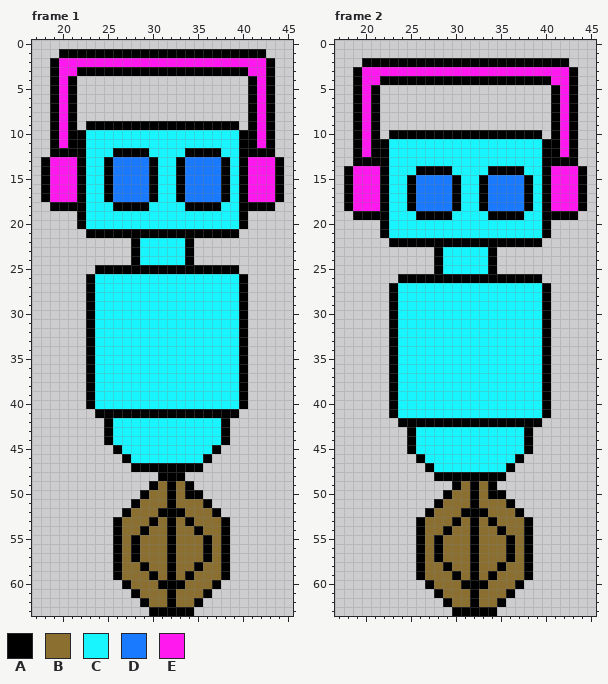
A pixel-art file gets an edit: Animation main/Sprite-Forehead.aseprite. That is the earlier state.
64x64 pixels, 6 frames. Shown: frame 1: x 17..45, y 0..63; frame 2: x 17..45, y 0..63. The commit also changed other frames, which this record leaves out.
Visible layers, top first: "Tires_01", "pelvis_01", "Body_01", "Neck_01", "Eye_01", "Headphones_01", "Head_01".
Palette (. is transparent): A #000000  B #8a6f30  C #19f5ff  D #1979ff  E #ff19ef
Pixels before, frame 1, first column x 18:
 1 ..AAAAAAAAAAAAAAAAAAAAAAA..
 2 .AEEEEEEEEEEEEEEEEEEEEEEEA.
 3 .AEEAAAAAAAAAAAAAAAAAAAEEA.
 4 .AEA...................AEA.
 5 .AEA...................AEA.
 6 .AEA...................AEA.
 7 .AEA...................AEA.
 8 .AEA...................AEA.
 9 .AEA.AAAAAAAAAAAAAAAAA.AEA.
10 .AEAACCCCCCCCCCCCCCCCCAAEA.
11 .AEAACCCCCCCCCCCCCCCCCAAEA.
12 .AAAACCCAAAACCCCAAAACCAAAA.
13 AEEEACCADDDDACCADDDDACAEEEA
14 AEEEACCADDDDACCADDDDACAEEEA
15 AEEEACCADDDDACCADDDDACAEEEA
16 AEEEACCADDDDACCADDDDACAEEEA
17 AEEEACCADDDDACCADDDDACAEEEA
18 .AAAACCCAAAACCCCAAAACCAAAA.
19 ....ACCCCCCCCCCCCCCCCCA....
20 ....ACCCCCCCCCCCCCCCCCA....
21 .....AAAAAAAAAAAAAAAAA.....
22 ..........ACCCCCA..........
23 ..........ACCCCCA..........
24 ..........ACCCCCA..........
25 ......AAAAAAAAAAAAAAAA.....
26 .....ACCCCCCCCCCCCCCCCA....
27 .....ACCCCCCCCCCCCCCCCA....
28 .....ACCCCCCCCCCCCCCCCA....
29 .....ACCCCCCCCCCCCCCCCA....
30 .....ACCCCCCCCCCCCCCCCA....
31 .....ACCCCCCCCCCCCCCCCA....
32 .....ACCCCCCCCCCCCCCCCA....
33 .....ACCCCCCCCCCCCCCCCA....
34 .....ACCCCCCCCCCCCCCCCA....
35 .....ACCCCCCCCCCCCCCCCA....
36 .....ACCCCCCCCCCCCCCCCA....
37 .....ACCCCCCCCCCCCCCCCA....
38 .....ACCCCCCCCCCCCCCCCA....
39 .....ACCCCCCCCCCCCCCCCA....
40 .....ACCCCCCCCCCCCCCCCA....
41 ......AAAAAAAAAAAAAAAA.....
42 .......ACCCCCCCCCCCCA......
43 .......ACCCCCCCCCCCCA......
44 .......ACCCCCCCCCCCCA......
45 ........ACCCCCCCCCCA.......
46 .........ACCCCCCCCA........
47 ..........AAAAAAAA.........
48 .............AAA...........
49 ............ABABA..........
50 ...........ABBABAA.........
51 ..........ABBBABBBA........
52 .........ABBBAAABBBA.......
53 ........ABBBABABABBBA......
54 ........ABBABBABBABBA......
55 ........ABABBBABBBABA......
56 ........ABABBBABBBABA......
57 ........ABABBBABBBABA......
58 ........ABBABBABBABBA......
59 ........ABBBABABABBBA......
60 .........ABBBAAABBBA.......
61 ..........ABBBABBBA........
62 ...........ABBABBA.........
63 ............AAAAA..........
Pixels before, frame 2, first column x 18:
 2 ..AAAAAAAAAAAAAAAAAAAAAAA..
 3 .AEEEEEEEEEEEEEEEEEEEEEEEA.
 4 .AEEAAAAAAAAAAAAAAAAAAAEEA.
 5 .AEA...................AEA.
 6 .AEA...................AEA.
 7 .AEA...................AEA.
 8 .AEA...................AEA.
 9 .AEA...................AEA.
10 .AEA.AAAAAAAAAAAAAAAAA.AEA.
11 .AEAACCCCCCCCCCCCCCCCCAAEA.
12 .AEAACCCCCCCCCCCCCCCCCAAEA.
13 .AAAACCCCCCCCCCCCCCCCCAAAA.
14 AEEEACCCAAAACCCCAAAACCAEEEA
15 AEEEACCADDDDACCADDDDACAEEEA
16 AEEEACCADDDDACCADDDDACAEEEA
17 AEEEACCADDDDACCADDDDACAEEEA
18 AEEEACCADDDDACCADDDDACAEEEA
19 .AAAACCCAAAACCCCAAAACCAAAA.
20 ....ACCCCCCCCCCCCCCCCCA....
21 ....ACCCCCCCCCCCCCCCCCA....
22 .....AAAAAAAAAAAAAAAAA.....
23 ..........ACCCCCA..........
24 ..........ACCCCCA..........
25 ..........ACCCCCA..........
26 ......AAAAAAAAAAAAAAAA.....
27 .....ACCCCCCCCCCCCCCCCA....
28 .....ACCCCCCCCCCCCCCCCA....
29 .....ACCCCCCCCCCCCCCCCA....
30 .....ACCCCCCCCCCCCCCCCA....
31 .....ACCCCCCCCCCCCCCCCA....
32 .....ACCCCCCCCCCCCCCCCA....
33 .....ACCCCCCCCCCCCCCCCA....
34 .....ACCCCCCCCCCCCCCCCA....
35 .....ACCCCCCCCCCCCCCCCA....
36 .....ACCCCCCCCCCCCCCCCA....
37 .....ACCCCCCCCCCCCCCCCA....
38 .....ACCCCCCCCCCCCCCCCA....
39 .....ACCCCCCCCCCCCCCCCA....
40 .....ACCCCCCCCCCCCCCCCA....
41 .....ACCCCCCCCCCCCCCCCA....
42 ......AAAAAAAAAAAAAAAA.....
43 .......ACCCCCCCCCCCCA......
44 .......ACCCCCCCCCCCCA......
45 .......ACCCCCCCCCCCCA......
46 ........ACCCCCCCCCCA.......
47 .........ACCCCCCCCA........
48 ..........AAAAAAAA.........
49 ............ABABA..........
50 ...........ABBABAA.........
51 ..........ABBBABBBA........
52 .........ABBBAAABBBA.......
53 ........ABBBABABABBBA......
54 ........ABBABBABBABBA......
55 ........ABABBBABBBABA......
56 ........ABABBBABBBABA......
57 ........ABABBBABBBABA......
58 ........ABBABBABBABBA......
59 ........ABBBABABABBBA......
60 .........ABBBAAABBBA.......
61 ..........ABBBABBBA........
62 ...........ABBABBA.........
63 ............AAAAA..........
And afterwards:
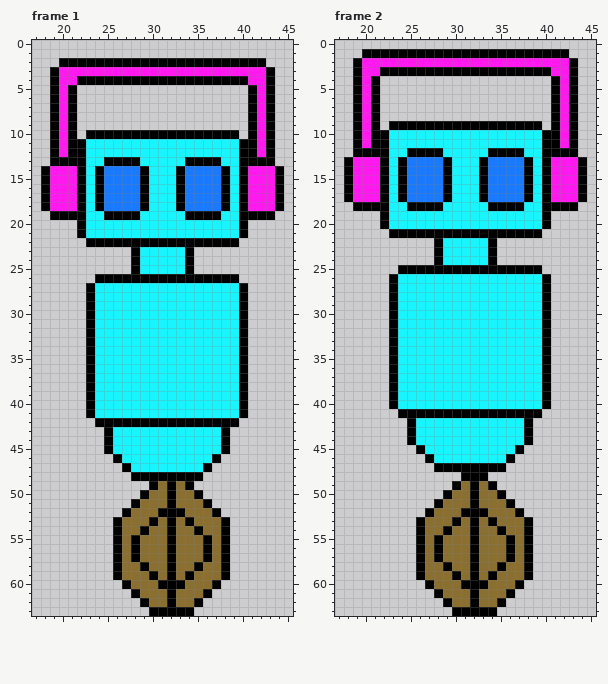
From old to new:
Frame 1:
y 1: x 20..42 AAAAAAAAAAAAAAAAAAAAAAA -> .......................
y 2: x 19..43 AEEEEEEEEEEEEEEEEEEEEEEEA -> .AAAAAAAAAAAAAAAAAAAAAAA.
y 3: x 22..40 AAAAAAAAAAAAAAAAAAA -> EEEEEEEEEEEEEEEEEEE
y 4: x 21..41 A...................A -> EAAAAAAAAAAAAAAAAAAAE
y 9: x 23..39 AAAAAAAAAAAAAAAAA -> .................
y 10: x 22..40 ACCCCCCCCCCCCCCCCCA -> .AAAAAAAAAAAAAAAAA.
y 12: x 20 A -> E; x 26..29 AAAA -> CCCC; x 34..37 AAAA -> CCCC; x 42 A -> E
y 13: x 18..21 AEEE -> .AAA; x 26..30 DDDDA -> AAACC; x 33..38 ADDDDA -> CAAAAC; x 41..44 EEEA -> AAA.
y 14..17: x 24..25 CA -> AD; x 29..30 DA -> AC
y 18: x 18..21 .AAA -> AEEE; x 24..28 CCAAA -> ADDDD; x 33..38 CAAAAC -> ADDDDA; x 41..44 AAA. -> EEEA
y 19: x 19..21 ... -> AAA; x 25..28 CCCC -> AAAA; x 34..37 CCCC -> AAAA; x 41..43 ... -> AAA
y 21: x 22..40 .AAAAAAAAAAAAAAAAA. -> ACCCCCCCCCCCCCCCCCA
y 22: x 23..27 ..... -> AAAAA; x 29..33 CCCCC -> AAAAA; x 35..39 ..... -> AAAAA
y 25: x 24..27 AAAA -> ....; x 29..33 AAAAA -> CCCCC; x 35..39 AAAAA -> .....
y 26: x 23..40 ACCCCCCCCCCCCCCCCA -> .AAAAAAAAAAAAAAAA.
y 41: x 23..40 .AAAAAAAAAAAAAAAA. -> ACCCCCCCCCCCCCCCCA
y 42: x 24 . -> A; x 26..37 CCCCCCCCCCCC -> AAAAAAAAAAAA; x 39 . -> A
y 45: x 25..26 .A -> AC; x 37..38 A. -> CA
y 46: x 26..27 .A -> AC; x 36..37 A. -> CA
y 47: x 27..36 .AAAAAAAA. -> ACCCCCCCCA
y 48: x 28..30 ... -> AAA; x 34..35 .. -> AA
y 50: x 34 A -> B
Frame 2:
y 1: x 20..42 ....................... -> AAAAAAAAAAAAAAAAAAAAAAA
y 2: x 19..43 .AAAAAAAAAAAAAAAAAAAAAAA. -> AEEEEEEEEEEEEEEEEEEEEEEEA
y 3: x 22..40 EEEEEEEEEEEEEEEEEEE -> AAAAAAAAAAAAAAAAAAA
y 4: x 21..41 EAAAAAAAAAAAAAAAAAAAE -> A...................A
y 9: x 23..39 ................. -> AAAAAAAAAAAAAAAAA
y 10: x 22..40 .AAAAAAAAAAAAAAAAA. -> ACCCCCCCCCCCCCCCCCA
y 12: x 20 E -> A; x 25..28 CCCC -> AAAA; x 34..37 CCCC -> AAAA; x 42 E -> A
y 13: x 18..21 .AAA -> AEEE; x 24..29 CCCCCC -> ADDDDA; x 33..38 CCCCCC -> ADDDDA; x 41..44 AAA. -> EEEA
y 14: x 24..28 CCAAA -> ADDDD; x 33..38 CAAAAC -> ADDDDA
y 15..17: x 24..25 CA -> AD; x 29..30 DA -> AC
y 18: x 18..21 AEEE -> .AAA; x 26..30 DDDDA -> AAACC; x 33..38 ADDDDA -> CAAAAC; x 41..44 EEEA -> AAA.
y 19: x 19..21 AAA -> ...; x 26..29 AAAA -> CCCC; x 34..37 AAAA -> CCCC; x 41..43 AAA -> ...
y 21: x 22..40 ACCCCCCCCCCCCCCCCCA -> .AAAAAAAAAAAAAAAAA.
y 22: x 23..27 AAAAA -> .....; x 29..33 AAAAA -> CCCCC; x 35..39 AAAAA -> .....
y 25: x 24..27 .... -> AAAA; x 29..33 CCCCC -> AAAAA; x 35..39 ..... -> AAAAA
y 26: x 23..40 .AAAAAAAAAAAAAAAA. -> ACCCCCCCCCCCCCCCCA
y 41: x 23..40 ACCCCCCCCCCCCCCCCA -> .AAAAAAAAAAAAAAAA.
y 42: x 24 A -> .; x 26..37 AAAAAAAAAAAA -> CCCCCCCCCCCC; x 39 A -> .
y 45: x 25..26 AC -> .A; x 37..38 CA -> A.
y 46: x 26..27 AC -> .A; x 36..37 CA -> A.
y 47: x 27..36 ACCCCCCCCA -> .AAAAAAAA.
y 48: x 28..30 AAA -> ...; x 34..35 AA -> ..
y 50: x 34 A -> B
Boxes around the changes in both pictures, in picture pixels (x1, y1, x2, y2):
changed: (50, 49, 275, 85)
changed: (41, 121, 284, 283)
changed: (86, 409, 248, 499)
changed: (353, 49, 578, 85)
changed: (344, 121, 587, 283)
changed: (389, 409, 551, 499)
